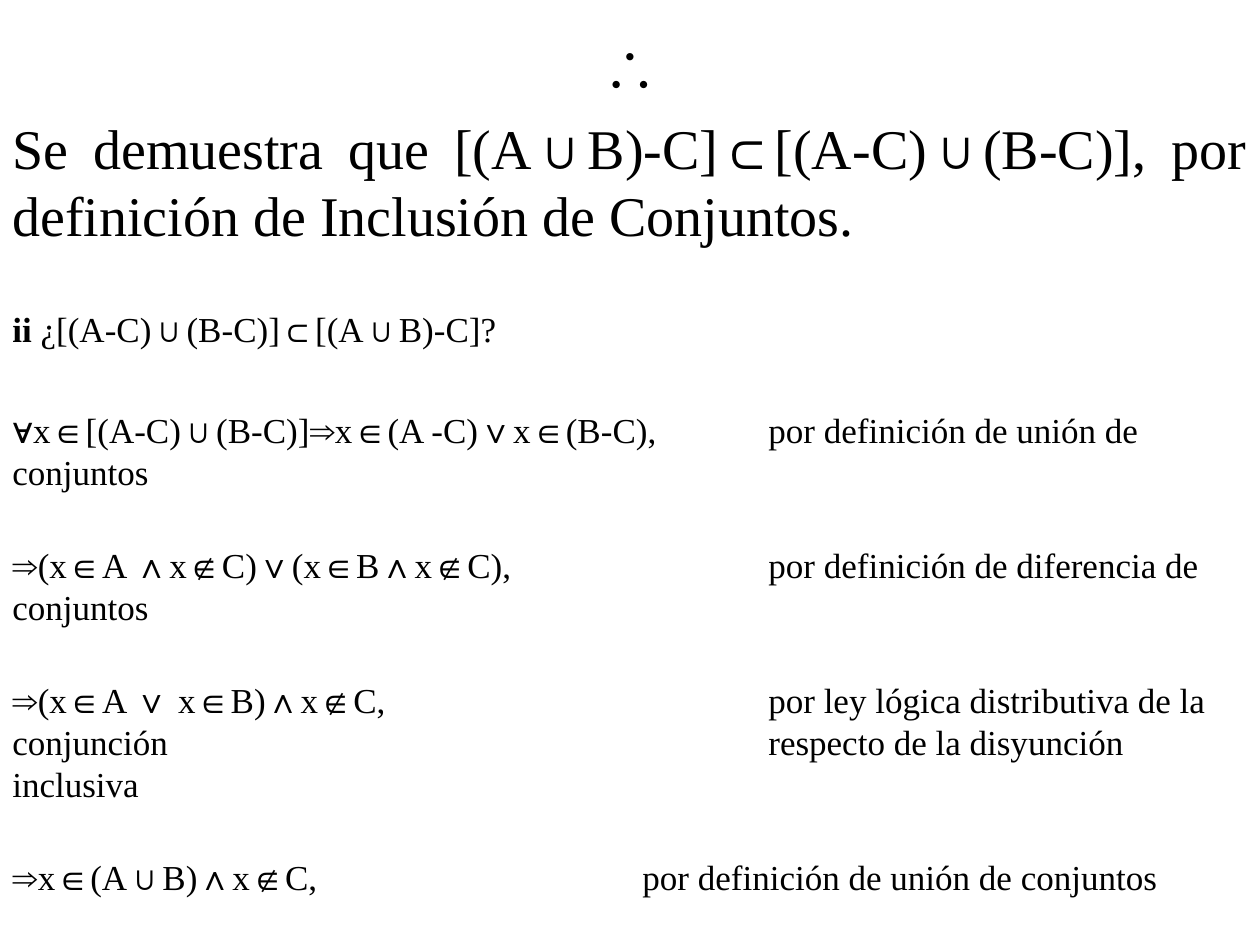
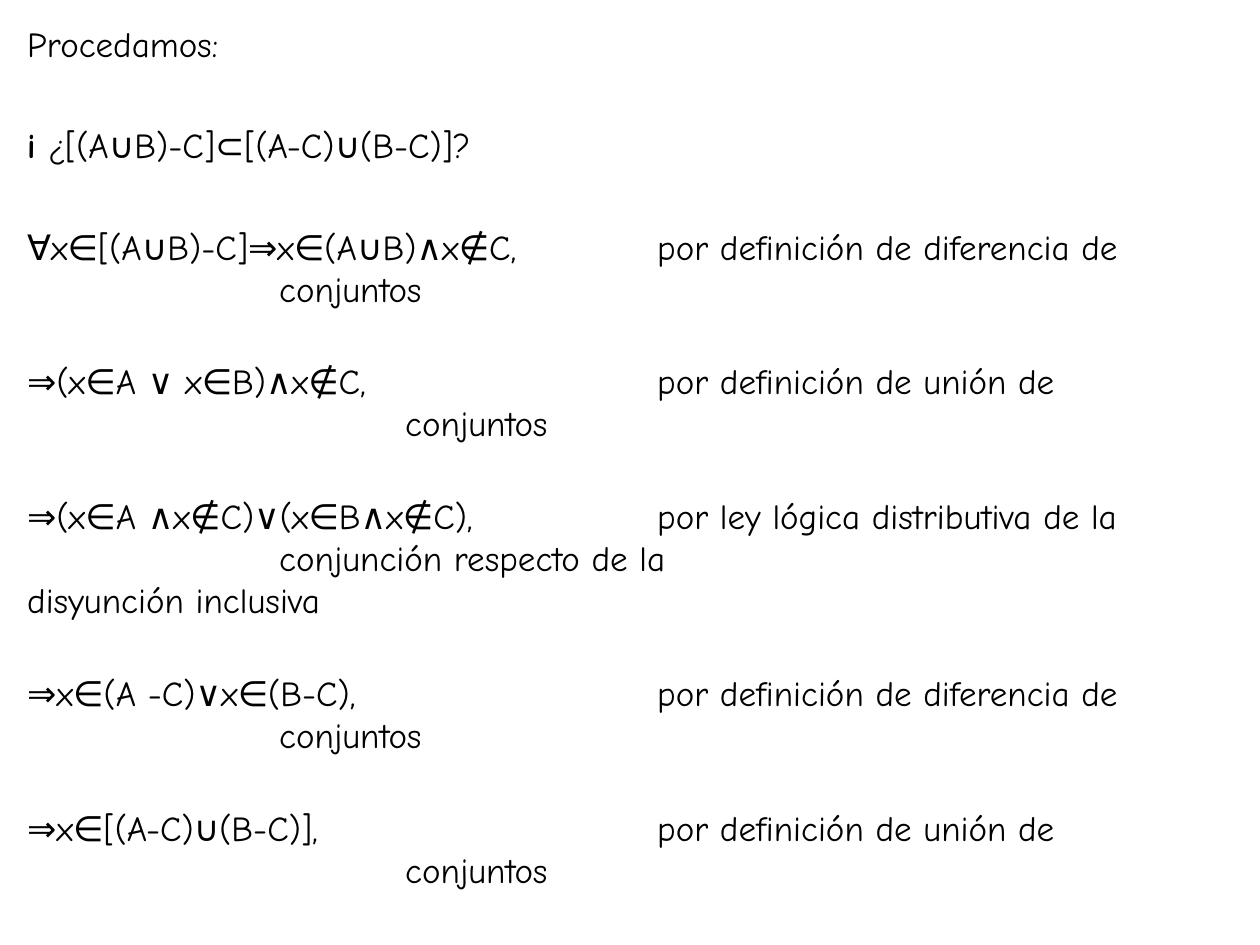
Before and after one commit to jc-gi/tc, a slide deck: slide 32 of slides/Def_Teo_Demostracion.ppt (slide 37 before the commit). Drawn at 1260x945 pixels with LibreOffice and Linux fonts; fonts in the diff are those of the drawing. Boxes give left, top, right and bottom in pixels: in the first picture for what was removed or moved away, otherwise in the second. Text is boxed around its words. In the diff, an @@ line names an element or a change of style, - is before the commit and + after.

```diff
--- a/slides/Def_Teo_Demostracion.ppt
+++ b/slides/Def_Teo_Demostracion.ppt
@@ text at (x1=27, y1=33, x2=1117, y2=890): text changed; font Times New Roman to Comic Neue @@
-∴
-Se demuestra que [(A∪B)-C]⊂[(A-C)∪(B-C)], por definición de Inclusión de Conjuntos.
-ii ¿[(A-C)∪(B-C)]⊂[(A∪B)-C]?
-∀x∈[(A-C)∪(B-C)]⇒x∈(A -C)∨x∈(B-C), por definición de unión de conjuntos
-⇒(x∈A ∧x∉C)∨(x∈B∧x∉C), por definición de diferencia de conjuntos
-⇒(x∈A ∨ x∈B)∧x∉C, por ley lógica distributiva de la conjunción respecto de la disyunción inclusiva
-⇒x∈(A∪B)∧x∉C, por definición de unión de conjuntos
-⇒x∈[(A∪B)-C], por definición de diferencia de conjuntos
+Procedamos:
+i ¿[(A∪B)-C]⊂[(A-C)∪(B-C)]?
+∀x∈[(A∪B)-C]⇒x∈(A∪B)∧x∉C, por definición de diferencia de conjuntos
+⇒(x∈A ∨ x∈B)∧x∉C, por definición de unión de conjuntos
+⇒(x∈A ∧x∉C)∨(x∈B∧x∉C), por ley lógica distributiva de la conjunción respecto de la disyunción inclusiva
+⇒x∈(A -C)∨x∈(B-C), por definición de diferencia de conjuntos
+⇒x∈[(A-C)∪(B-C)], por definición de unión de conjuntos
```
Also in this commit, not shown: 55 other slides changed, 26 slides added, 1 slide removed, 2 other files.
